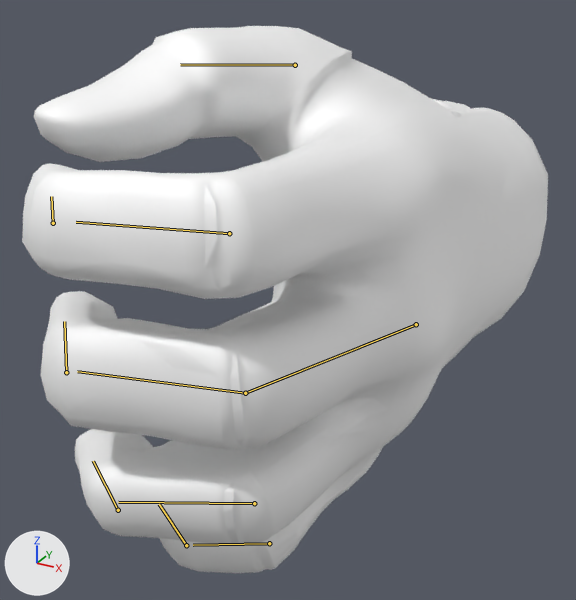
What one commit did to the glTF model models/vr_glove_left_model_slim_close.gltf.
Camera for both pictures: a 50 mm lens placed at (0.0647, -0.2269, 0.0795), pointed at (-0.0251, -0.0637, -0.0021). Lighting does not change. The marker at lower left points along +X, +Y and +Z. Both versions are drawn at frame 6 of the action 'open'; the numbers are the values there. The bones that change are drawn over the model as lines.

The first picture shows 'vr_glove_left_slim'.
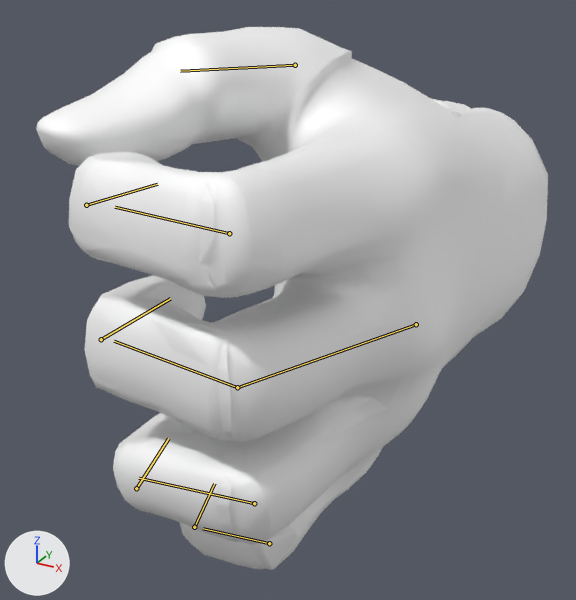
Changed parts and their boxes [x1, y1, x2, y2] in the pictures (576 x 600 px):
'vr_glove_left_slim', posed: before [22, 26, 548, 573]; after [36, 27, 548, 570]
bone 'finger_thumb_1_l', root to tip: before (295, 65) to (180, 64); after (295, 65) to (180, 71)
bone 'finger_index_1_l', root to tip: before (229, 233) to (76, 222); after (229, 233) to (115, 207)
bone 'finger_index_2_l', root to tip: before (53, 223) to (51, 196); after (86, 205) to (157, 184)
bone 'finger_middle_0_l', root to tip: before (416, 324) to (245, 393); after (416, 324) to (237, 387)
bone 'finger_middle_1_l', root to tip: before (245, 393) to (77, 371); after (237, 387) to (114, 341)
bone 'finger_middle_2_l', root to tip: before (66, 372) to (64, 321); after (101, 339) to (170, 298)
bone 'finger_ring_1_l', root to tip: before (254, 503) to (118, 502); after (254, 503) to (139, 478)
bone 'finger_ring_2_l', root to tip: before (118, 510) to (93, 461); after (136, 488) to (168, 438)
bone 'finger_pinky_1_l', root to tip: before (269, 543) to (193, 545); after (269, 543) to (203, 528)
bone 'finger_pinky_2_l', root to tip: before (186, 545) to (159, 504); after (194, 527) to (214, 483)

What the commit changed:
Bone 'finger_thumb_1_l' (bone_finger_thumb_1_l) turns from (5, -2, 0) to (7, -3, -1) degrees about its own x, y and z.
Bone 'finger_index_1_l' (bone_finger_index_1_l) turns from (42, -1, 9) to (62, -4, 12) degrees about its own x, y and z.
Bone 'finger_index_2_l' (bone_finger_index_2_l) moves from (0.0002, 0.0031, -0.0022) to (0.0003, 0.0045, -0.0032).
Bone 'finger_index_2_l' (bone_finger_index_2_l) turns from (45, 0, 9) to (65, -3, 13) degrees about its own x, y and z.
Bone 'finger_middle_0_l' (bone_finger_middle_0_l) turns from (7, 0, 1) to (11, 0, 1) degrees about its own x, y and z.
Bone 'finger_middle_1_l' (bone_finger_middle_1_l) turns from (39, 0, 3) to (56, 0, 5) degrees about its own x, y and z.
Bone 'finger_middle_2_l' (bone_finger_middle_2_l) moves from (0.0, 0.0014, -0.0013) to (0.0, 0.002, -0.0019).
Bone 'finger_middle_2_l' (bone_finger_middle_2_l) turns from (41, 1, 3) to (59, 1, 5) degrees about its own x, y and z.
Bone 'finger_ring_1_l' (bone_finger_ring_1_l) turns from (37, 6, -3) to (55, 9, -3) degrees about its own x, y and z.
Bone 'finger_ring_2_l' (bone_finger_ring_2_l) moves from (0.001, -0.0004, -0.0011) to (0.0014, -0.0006, -0.0016).
Bone 'finger_ring_2_l' (bone_finger_ring_2_l) turns from (37, 5, -4) to (55, 8, -5) degrees about its own x, y and z.
Bone 'finger_pinky_1_l' (bone_finger_pinky_1_l) turns from (39, 9, -10) to (56, 16, -13) degrees about its own x, y and z.
Bone 'finger_pinky_2_l' (bone_finger_pinky_2_l) moves from (-0.0002, 0.0013, -0.0005) to (-0.0003, 0.0018, -0.0008).
Bone 'finger_pinky_2_l' (bone_finger_pinky_2_l) turns from (40, 6, -13) to (58, 12, -17) degrees about its own x, y and z.
